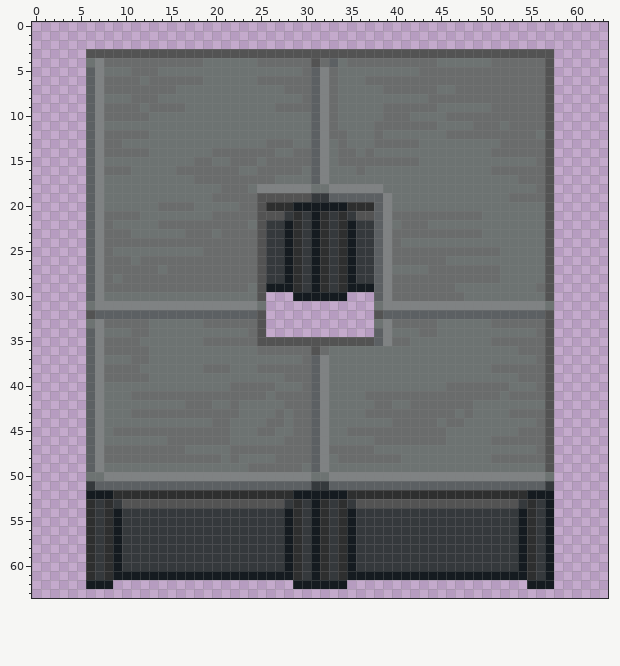
File history of a pixel-art sprite, Resources/Textures/_Nuclear14/Structures/Furniture/Tables/counters.rsi/metal_counter_bend.png. The first picture shows the starting point.
The file is 64x64 pixels.
And afterwards:
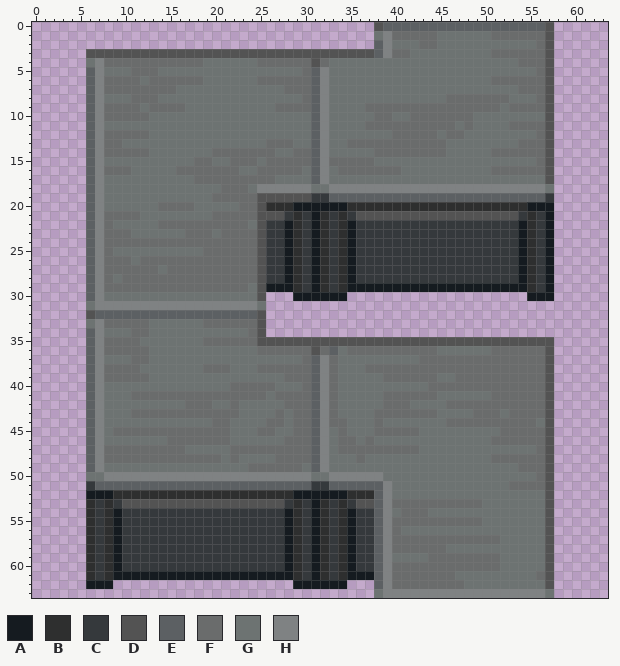
Palette (. is transparent): A #151b20  B #2e2f2f  C #35393c  D #535353  E #5c6063  F #6a6c6c  G #6d7372  H #7f8283
The commit says: Working metal counters excluding the cross
Edits made:
y 0: x 38..57 .................... -> DEEEEEEEEEEEEEEEEEED
y 1: x 38..57 .................... -> GHFFFFFGGGGGGFFFFFFD
y 2: x 38..57 .................... -> EHGGGFFGGGGGGGGGGGFD
y 3: x 38..56 DDDDDDDDDDDDDDDDDDD -> EHFFGGGGGGGGGFFFFFF
y 4: x 33 E -> G; x 35..44 FFFFFFFFFF -> GGGGGGGGGG; x 51..53 FFF -> GGG
y 5: x 33 F -> G; x 43..55 FFFFFFFFFFFFF -> GGGGGGGGGGGGG
y 6: x 33 F -> G; x 37..50 FFFFFFFFFFFFFF -> GGGGGGGGGGGGGG
y 7: x 33 F -> G; x 39..44 FFFFFF -> GGGGGG; x 47..53 FFFFFFF -> GGGGGGG
y 8: x 33 F -> G; x 44..45 FF -> GG; x 53..55 FFF -> GGG
y 9: x 33 F -> G; x 37..38 GG -> FF; x 45..50 GGGGGG -> FFFFFF; x 52 F -> G
y 10: x 33 F -> G; x 38 G -> F; x 40..45 FFGGGG -> GGFFFF; x 49..56 FFFFFFFF -> GGGGGGGG
y 11: x 33 F -> G; x 37 G -> F; x 45..46 GG -> FF; x 48..51 GFFF -> FGGG
y 12: x 33..34 FF -> GG; x 38 F -> G; x 40..44 GGGGG -> FFFFF; x 48..56 FFFFFFFFG -> GGGGGGGGF
y 13: x 34..37 FGGG -> GFFF; x 43..45 GGG -> FFF; x 52..53 FF -> GG
y 14: x 34..35 FF -> GG; x 37..45 FGGGGGGGG -> GFFFFFFFF
y 15: x 33 G -> F; x 38..42 FFFFF -> GGGGG
y 16: x 34..35 GG -> FF; x 37..40 GGGG -> FFFF
y 17: x 54..56 FFF -> GGG
y 18: x 39..57 GGGGGGGGGGGGGGGGGFD -> HHHHHHHHHHHHHHHHHHG
y 19: x 39..57 HGGGGGGGGGGGGGFFFFD -> EEEEEEEEEEEEEEEEEEC
y 20: x 38..57 EHGGGGGGGGGGGGGGGGGD -> BBBBBBBBBBBBBBBBBAAA
y 21: x 38..57 EHFFFFFFFFFFGGGGGGGD -> DDDDDDDDDDDDDDDDCBCA
y 22: x 38..57 EHGFFFGGGGGGGGGGGGGD -> CCCCCCCCCCCCCCCCABCA
y 23: x 38..57 EHFFFFFFFFFFGGGGGGGD -> CCCCCCCCCCCCCCCCABCA
y 24: x 38..57 EHFGGGGGGGGGGGGGGGGD -> CCCCCCCCCCCCCCCCABCA
y 25: x 38..57 EHFFFFFFFFFFFFGGGGGD -> CCCCCCCCCCCCCCCCABCA
y 26: x 38..57 EHFFFFFFGGGGGGGGGGGD -> CCCCCCCCCCCCCCCCABCA
y 27: x 38..57 EHGGGGFFFFFFFFGGGGGD -> CCCCCCCCCCCCCCCCABCA
y 28: x 38..57 EHFFFFFFFFFFFFGGGGGD -> CCCCCCCCCCCCCCCCABCA
y 29: x 38..57 EHFFFFFFFGGGGGGGGGFD -> AAAAAAAAAAAAAAAAABCA
y 30: x 38..57 EHFFFFFFFFGGGGGGGGGD -> .................AAA
y 31: x 38..57 GHHHHHHHHHHHHHHHHHHG -> ....................
y 32: x 38..57 DEEEEEEEEEEEEEEEEEED -> ....................
y 33: x 38..57 GHFFFFFGGGGGGFFFFFFD -> ....................
y 34: x 38..57 EHGGGFFGGGGGGGGGGGFD -> ....................
y 35: x 38..56 EHFFGGGGGGGGGFFFFFF -> DDDDDDDDDDDDDDDDDDD
y 36: x 33 G -> E; x 35..44 GGGGGGGGGG -> FFFFFFFFFF; x 51..53 GGG -> FFF
y 37: x 33 G -> F; x 43..55 GGGGGGGGGGGGG -> FFFFFFFFFFFFF
y 38: x 33 G -> F; x 37..50 GGGGGGGGGGGGGG -> FFFFFFFFFFFFFF
y 39: x 33 G -> F; x 39..44 GGGGGG -> FFFFFF; x 47..53 GGGGGGG -> FFFFFFF
y 40: x 33 G -> F; x 44..45 GG -> FF; x 53..55 GGG -> FFF
y 41: x 33 G -> F; x 37..38 FF -> GG; x 45..50 FFFFFF -> GGGGGG; x 52 G -> F
y 42: x 33 G -> F; x 38 F -> G; x 40..45 GGFFFF -> FFGGGG; x 49..56 GGGGGGGG -> FFFFFFFF
y 43: x 33 G -> F; x 37 F -> G; x 45..46 FF -> GG; x 48..51 FGGG -> GFFF
y 44: x 33..34 GG -> FF; x 38 G -> F; x 40..44 FFFFF -> GGGGG; x 48..56 GGGGGGGGF -> FFFFFFFFG
y 45: x 34..37 GFFF -> FGGG; x 43..45 FFF -> GGG; x 52..53 GG -> FF
y 46: x 34..35 GG -> FF; x 37..45 GFFFFFFFF -> FGGGGGGGG
y 47: x 33 F -> G; x 38..42 GGGGG -> FFFFF
y 48: x 34..35 FF -> GG; x 37..40 FFFF -> GGGG
y 49: x 54..56 GGG -> FFF
y 50: x 39..57 HHHHHHHHHHHHHHHHHHG -> GGGGGGGGGGGGGGGGGFD
y 51: x 39..57 EEEEEEEEEEEEEEEEEEC -> HGGGGGGGGGGGGGFFFFD
y 52: x 38..57 BBBBBBBBBBBBBBBBBAAA -> EHGGGGGGGGGGGGGGGGGD
y 53: x 38..57 DDDDDDDDDDDDDDDDCBCA -> EHFFFFFFFFFFGGGGGGGD
y 54: x 38..57 CCCCCCCCCCCCCCCCABCA -> EHGFFFGGGGGGGGGGGGGD
y 55: x 38..57 CCCCCCCCCCCCCCCCABCA -> EHFFFFFFFFFFGGGGGGGD
y 56: x 38..57 CCCCCCCCCCCCCCCCABCA -> EHFGGGGGGGGGGGGGGGGD
y 57: x 38..57 CCCCCCCCCCCCCCCCABCA -> EHFFFFFFFFFFFFGGGGGD
y 58: x 38..57 CCCCCCCCCCCCCCCCABCA -> EHFFFFFFGGGGGGGGGGGD
y 59: x 38..57 CCCCCCCCCCCCCCCCABCA -> EHGGGGFFFFFFFFGGGGGD
y 60: x 38..57 CCCCCCCCCCCCCCCCABCA -> EHFFFFFFFFFFFFGGGGGD
y 61: x 38..57 AAAAAAAAAAAAAAAAABCA -> EHFFFFFFFGGGGGGGGGFD
y 62: x 38..57 .................AAA -> EHFFFFFFFFGGGGGGGGGD
y 63: x 38..57 .................... -> GHHHHHHHHHHHHHHHHHHG
